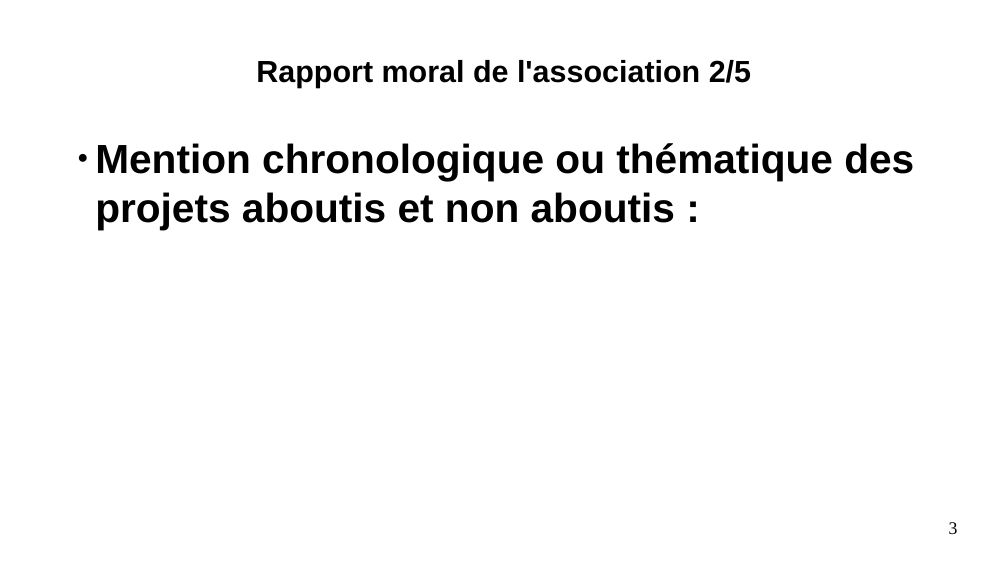
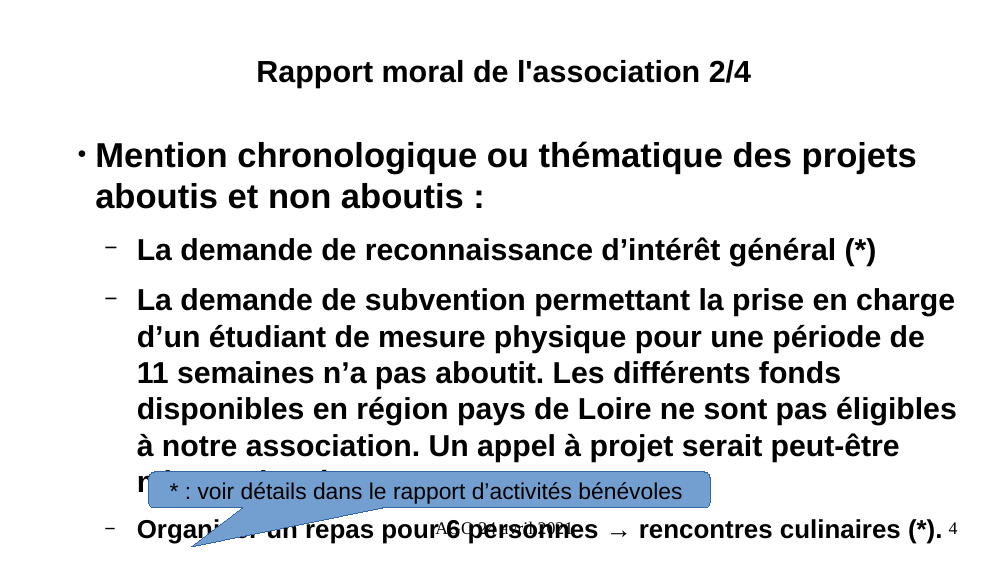
Before and after one commit to AIREL46/SCAO, a slide deck: slide 4 of association/2021/presentation-ago-24-avril-2021.odp (slide 3 before the commit). Drawn at 1008x567 pixels with LibreOffice and Linux fonts; fonts in the diff are those of the drawing. Boxes give left, top, right and bottom in pixels: in the first picture for what was removed or moved away, otherwise in the second. Text is boxed around its words. In the diff, an @@ line names an element or a change of style, - is before the commit and + after.

```diff
--- a/association/2021/presentation-ago-24-avril-2021.odp
+++ b/association/2021/presentation-ago-24-avril-2021.odp
@@ title at (256, 60, 751, 88): text changed @@
-Rapport moral de l'association 2/5
+Rapport moral de l'association 2/4
@@ text at (95, 141, 917, 209): size 32 to 27.2 pt in "Mention chronologique ou thématique des projets aboutis ..." @@
@@ text at (137, 237, 957, 544): paragraphs added @@
+  − La demande de reconnaissance d’intérêt général (*)
+  − La demande de subvention permettant la prise en charge d’un étudiant de mesure physique pour une période de 11 semaines n’a pas aboutit. Les différents fonds disponibles en région pays de Loire ne sont pas éligibles à notre association. Un appel à projet serait peut-être mieux adapté.
+  − Organiser un repas pour 6 personnes → rencontres culinaires (*).
@@ rounded speech box added at (149, 472, 711, 508), fill #729FCF, outline #3465A4 0 pt, 18 pt, text #000000 @@
+* : voir détails dans le rapport d’activités bénévoles
@@ text added at (478, 520, 574, 538), 14 pt, text #000000 @@
+AGO 24 avril 2021
@@ page number at (949, 522, 958, 534): text changed @@
-3
+4
```
Also in this commit, not shown: 12 other slides changed, 5 slides added, 2 slides removed, 2 other files.
